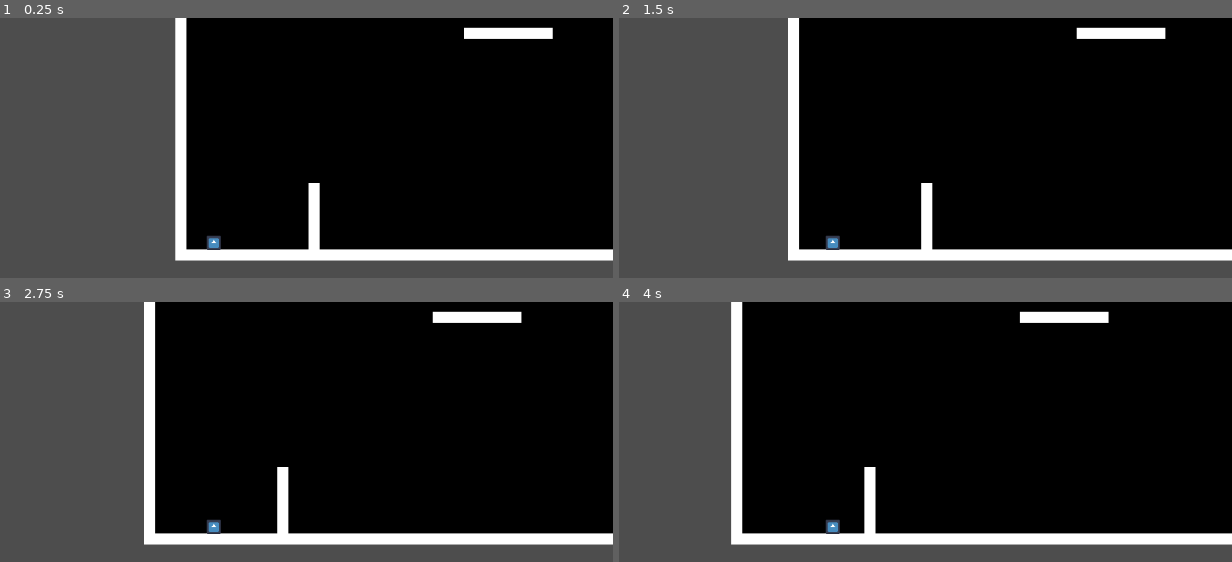
Above: before the commit, frames 1-4 (two rows, left to right).
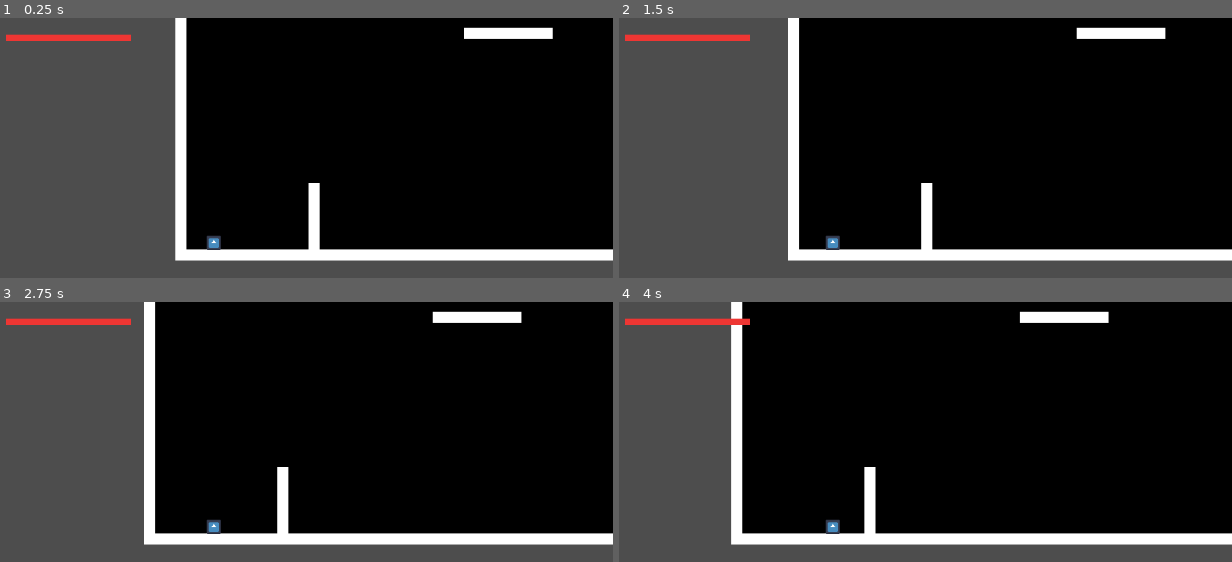
Above: after the commit, the same moments.

Repository: brianhall1313/tower_of_secrets
Game: Godot game, scene res://Resources/test_world.tscn
Two runs of this game, one before a commit and one after it. Both use one fixed random seed, a clock stepped at 60 frames per second and the inputs below. The project has no main scene, so this scene is started directly. The engine's default icon, where the game draws it, is replaced by a stand-in: a white triangle on a blue panel in a dark square.
Inputs:
- Up to frame 1 (0.25 s): no input
- Up to frame 2 (1.5 s): tap Enter at 0.5 s; hold Right (move_right) from 0.53 s (still down); tap Z (attack) at 0.6, 1.35 s; tap Space (jump) at 0.77, 1.25 s
- Up to frame 3 (2.75 s): tap Space (jump) at 1.52 s; release Right (move_right) at 2.03 s; hold Left (move_left) from 2.03 s (still down); tap Z (attack) at 2.1 s
- Up to frame 4 (4 s): tap Enter at 2.75 s; release Left (move_left) at 2.78 s; hold Right (move_right) from 2.78 s (still down); tap Z (attack) at 2.85, 3.6 s; tap Space (jump) at 3.02, 3.77 s

The runs differ from the first frame. In frame 1, 0.5% of the frame differs, in the area x 0-22%, y 6-9%; in frame 2, 0.5%; in frame 3, 0.5%; in frame 4, 0.5%.

Commit message:
player can take damage and die now, added a ui and healthbar for feedback

Diff:
--- a/Resources/health.gd
+++ b/Resources/health.gd
@@ -6,9 +6,9 @@
 
 signal death
 
-func setup(max:int,current:int)-> void:
-	max_health = max
-	current_health = current
+func setup(new_max_health:int,new_current_health:int)-> void:
+	max_health = new_max_health
+	current_health = new_current_health
 
 func take_damage(damage:int) -> void:
 	if damage >= current_health:
--- a/Resources/test_world.tscn
+++ b/Resources/test_world.tscn
@@ -14,7 +14,7 @@
 physics_layer_0/collision_layer = 1
 sources/0 = SubResource("TileSetAtlasSource_bc63g")
 
-[node name="Node2D" type="Node2D"]
+[node name="level" type="Node2D"]
 
 [node name="TileMapLayer" type="TileMapLayer" parent="."]
 position = Vector2(0, 1)
--- a/Scenes/player.gd
+++ b/Scenes/player.gd
@@ -5,6 +5,7 @@
 @onready var wall_jump_timer: Timer = $wall_jump_timer
 @onready var attack_timer: Timer = $attack_timer
 @onready var player_sprite: AnimatedSprite2D = $player_sprite
+@onready var ui: Control = $player_pov/UI
 
 #attack base
 @onready var melee_box = preload("res://Resources/attack_hit_area.tscn")
@@ -28,6 +29,7 @@
 func _ready():
 	health.setup(100,100)#teseting purposes, this will be changed in later versions to be based on levels
 	health.connect("death",death)
+	ui.setup(health.max_health,health.current_health)
 #	animated_sprite.play("idle")
 
 
@@ -143,6 +145,10 @@
 func handle_animation(_direction):
 	pass
 
+func take_damage(damage:int) -> void:
+	health.take_damage(damage)
+	ui.update_health(health.max_health,health.current_health)
+
 func death() -> void:
 	#play death animation
 	queue_free()
--- a/Scenes/player.tscn
+++ b/Scenes/player.tscn
@@ -1,9 +1,16 @@
-[gd_scene load_steps=7 format=3 uid="uid://dhpsi1vojt34w"]
+[gd_scene load_steps=10 format=3 uid="uid://dhpsi1vojt34w"]
 
 [ext_resource type="Script" uid="uid://dxydcaigdcg5g" path="res://Scenes/player.gd" id="1_jjmsi"]
 [ext_resource type="Resource" uid="uid://bucx7bc36olgf" path="res://Resources/PlayerMovementData.tres" id="2_imic3"]
 [ext_resource type="Texture2D" uid="uid://domja8p8fc51y" path="res://icon.svg" id="3_6t5aa"]
 [ext_resource type="PackedScene" uid="uid://bbptjhqk51frq" path="res://Resources/health.tscn" id="4_vgqql"]
+[ext_resource type="Script" uid="uid://k3kwy3l2eg8p" path="res://Scenes/ui.gd" id="5_fkybt"]
+
+[sub_resource type="StyleBoxFlat" id="StyleBoxFlat_vgqql"]
+bg_color = Color(0, 0, 0, 1)
+
+[sub_resource type="StyleBoxFlat" id="StyleBoxFlat_fkybt"]
+bg_color = Color(0.933333, 0.211765, 0.2, 1)
 
 [sub_resource type="RectangleShape2D" id="RectangleShape2D_imic3"]
 
@@ -24,6 +31,34 @@
 movement_data = ExtResource("2_imic3")
 health = NodePath("Health")
 
+[node name="player_pov" type="Camera2D" parent="."]
+
+[node name="UI" type="Control" parent="player_pov"]
+layout_mode = 3
+anchors_preset = 0
+offset_left = -300.0
+offset_top = -300.0
+offset_right = -260.0
+offset_bottom = -260.0
+script = ExtResource("5_fkybt")
+metadata/_edit_group_ = true
+
+[node name="player_stats" type="VBoxContainer" parent="player_pov/UI"]
+layout_mode = 0
+offset_left = 1.0
+offset_right = 172.0
+offset_bottom = 40.0
+
+[node name="health_bar" type="ProgressBar" parent="player_pov/UI/player_stats"]
+custom_minimum_size = Vector2(180, 9)
+layout_mode = 2
+theme_override_constants/outline_size = 3
+theme_override_styles/background = SubResource("StyleBoxFlat_vgqql")
+theme_override_styles/fill = SubResource("StyleBoxFlat_fkybt")
+step = 1.0
+value = 75.0
+show_percentage = false
+
 [node name="Health" parent="." instance=ExtResource("4_vgqql")]
 
 [node name="coyote_timer" type="Timer" parent="."]
@@ -42,5 +77,3 @@
 position = Vector2(0.5, 0.5)
 scale = Vector2(0.164062, 0.164062)
 sprite_frames = SubResource("SpriteFrames_vgqql")
-
-[node name="player_pov" type="Camera2D" parent="."]
--- /dev/null
+++ b/Scenes/ui.gd
@@ -0,0 +1,11 @@
+extends Control
+
+@onready var health_bar: ProgressBar = $player_stats/health_bar
+
+func setup(max_health,current_health) -> void:
+	update_health(max_health,current_health)
+	#update weapon and ability sprites when we actually add them
+
+func update_health(max_health,current_health) -> void:
+	health_bar.max_value = max_health
+	health_bar.value = current_health
Not shown, added: Scenes/ui.gd.uid
